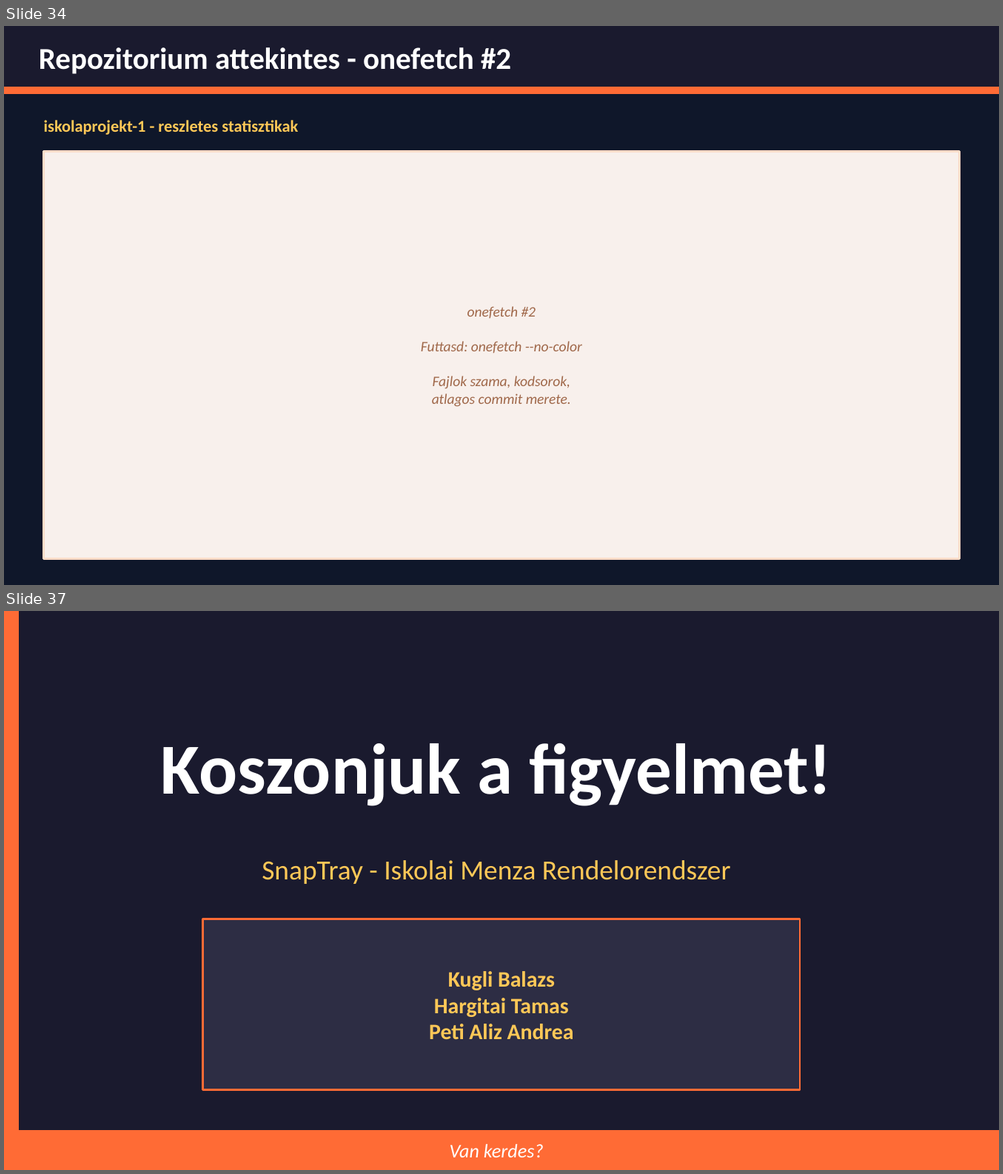
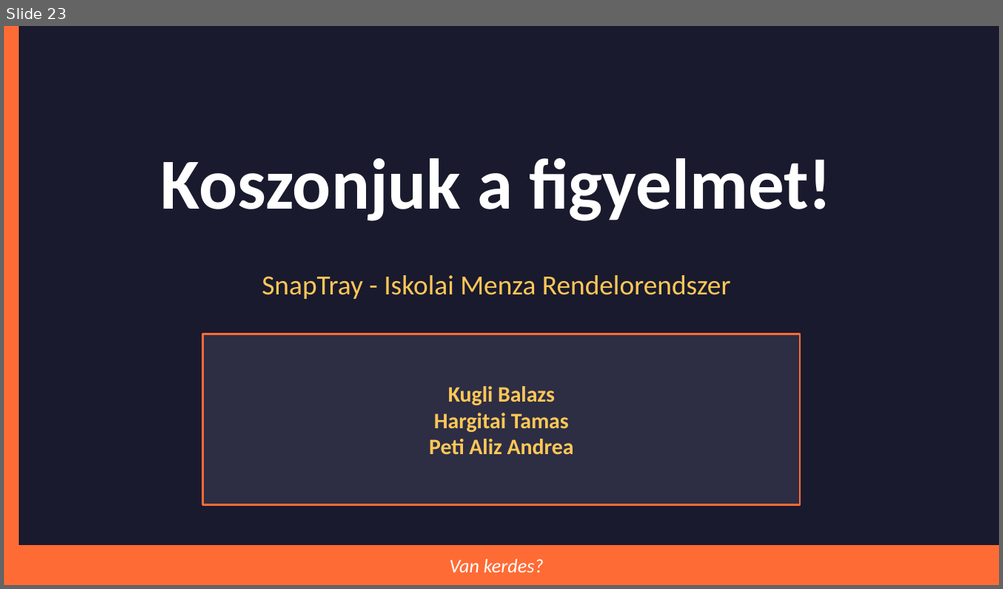
Before and after one commit to bivorzk/iskolaprojekt, a slide deck: SnapTray_Prezentacio_v3.pptx. Shown one above the other, each under a label of ours: slides 34 and 37 before the commit, slide 23 after it; the slides between them are not shown. The pictures are 1003x1174 and 1003x589 pixels, drawn with LibreOffice and Linux fonts; fonts in the diff are those of the drawing. Boxes give left, top, right and bottom in pixels: in the first picture for what was removed or moved away, otherwise in the second. Text is boxed around its words. In the diff, an @@ line names an element or a change of style, - is before the commit and + after.

```diff
--- a/SnapTray_Prezentacio_v3.pptx
+++ b/SnapTray_Prezentacio_v3.pptx
@@ slide 34 removed at bbox=[4, 26, 999, 585], background #0F172A @@
@@ rectangle removed at bbox=[4, 26, 999, 87] @@
@@ text removed at bbox=[39, 47, 511, 74] @@
-Repozitorium attekintes - onefetch #2
@@ rectangle removed at bbox=[4, 87, 999, 93] @@
@@ text removed at bbox=[44, 120, 298, 135] @@
-iskolaprojekt-1 - reszletes statisztikak
@@ rectangle removed at bbox=[44, 151, 959, 559] @@
@@ text removed at bbox=[421, 306, 582, 407] @@
-onefetch #2
-Futtasd: onefetch --no-color
-Fajlok szama, kodsorok,
-atlagos commit merete.
@@ what was slide 37 is now slide 23 @@
```
Also in this commit, not shown: 10 slides changed, 2 slides added, 15 other slides removed, 1 other file.
